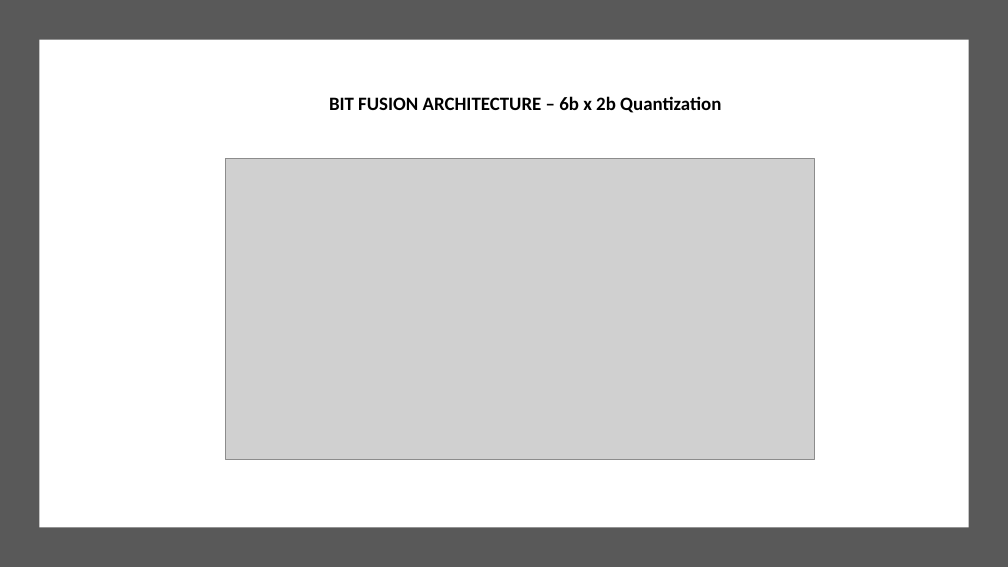
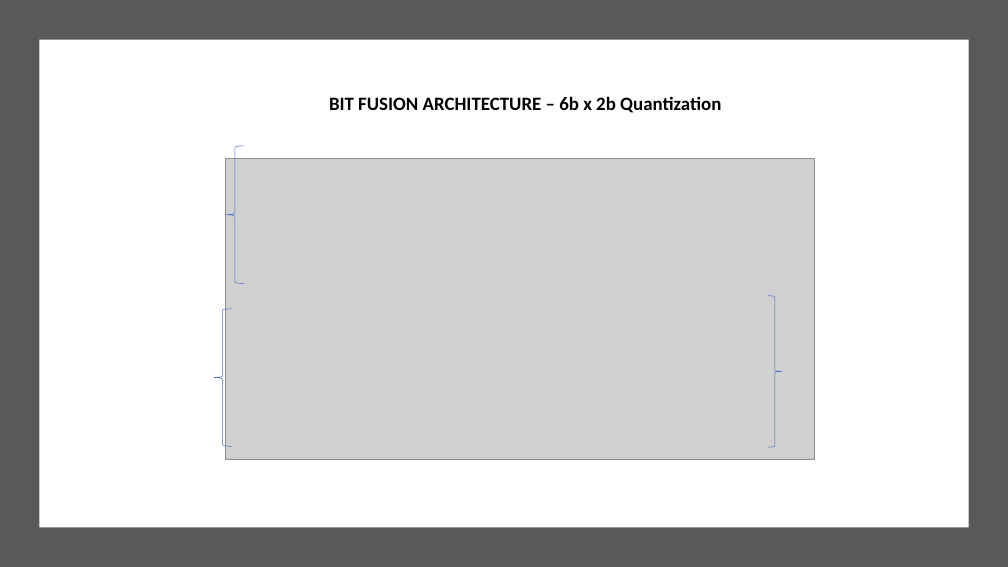
Before and after one commit to guptarohit994/bitfusionQuant6b, a slide deck: slide 7 of Presentation_Status.pptx (slide 4 before the commit). Drawn at 1008x567 pixels with LibreOffice and Linux fonts; fonts in the diff are those of the drawing; grey boxes stand for pictures. Boxes give left, top, right and bottom in pixels: in the first picture for what was removed or moved away, otherwise in the second. Text is boxed around its words. In the diff, an @@ line names an element or a change of style, - is before the commit and + after.

```diff
--- a/Presentation_Status.pptx
+++ b/Presentation_Status.pptx
@@ left brace added at [226, 146, 244, 284], outline #4472C4 0.5 pt @@
@@ right brace added at [768, 296, 782, 447], outline #4472C4 0.5 pt @@
@@ left brace added at [214, 309, 232, 446], outline #4472C4 0.5 pt @@
```
Also in this commit, not shown: 5 other slides changed, 5 slides added.
